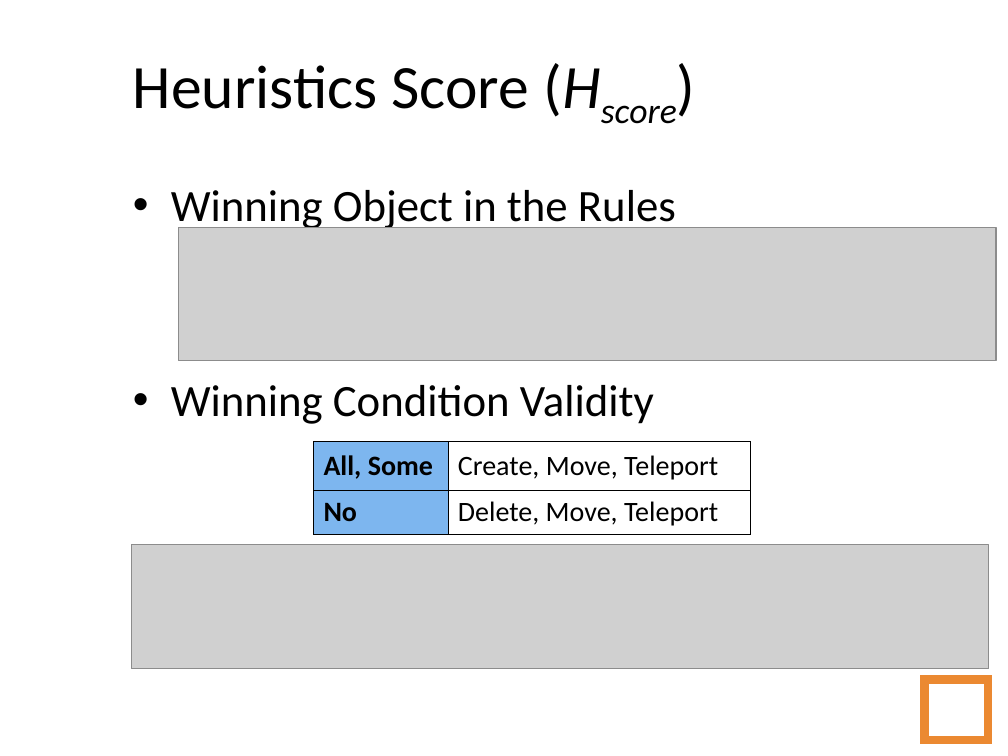
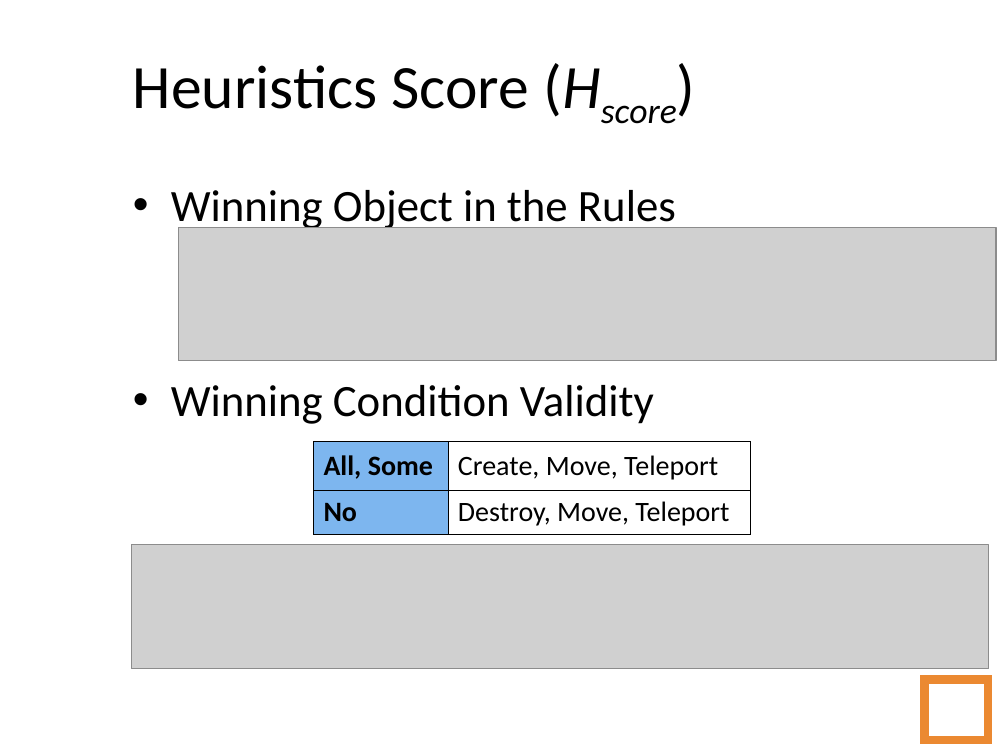
Before and after one commit to amidos2006/Automatic-Game-Script-Generation, a slide deck: slide 96 of Presentation/Automatic Game Script Generation.ppt (slide 90 before the commit). Drawn at 1008x756 pixels with LibreOffice and Linux fonts; fonts in the diff are those of the drawing; grey boxes stand for pictures; background and template pictures are left out. Boxes give left, top, right and bottom in pixels: in the first picture for what was removed or moved away, otherwise in the second. Text is boxed around its words. In the diff, an @@ line names an element or a change of style, - is before the commit and + after.

```diff
--- a/Presentation/Automatic Game Script Generation.ppt
+++ b/Presentation/Automatic Game Script Generation.ppt
@@ table at box(313, 442, 750, 534) @@
-row 2, column 2: Delete, Move, Teleport
+row 2, column 2: Destroy, Move, Teleport
```
Also in this commit, not shown: 28 other slides changed, 7 slides added.
